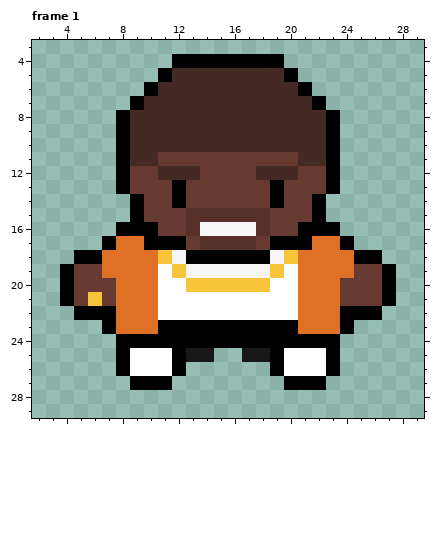
A pixel-art file gets an edit: Aseprite WIP/Kanye/Yemain.aseprite. The picture above is the old version.
32x32 pixels, 4 frames. Colours within 5 levels of each other are drawn and written as one. Shown: frame 1: x 2..29, y 3..29. The commit also changed other frames, which this record leaves out.
New version:
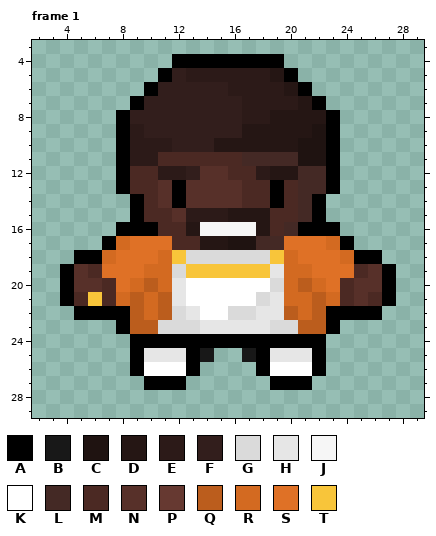
Palette (. is transparent): A #000000  B #181818  C #1f1311  D #251614  E #2c1a18  F #321e1c  G #dadada  H #e6e6e6  J #f6f6f6  K #ffffff  L #442925  M #4b2923  N #573029  P #663931  Q #bb5d1d  R #d36a21  S #df7126  T #f8c53a
Difference:
--- frame 1
@@ x 2..29 @@
  4 ..........AAAAAAAA..........
- 5 .........ALLLLLLLLA.........
- 6 ........ALLLLLLLLLLA........
- 7 .......ALLLLLLLLLLLLA.......
- 8 ......ALLLLLLLLLLLLLLA......
- 9 ......ALLLLLLLLLLLLLLA......
-10 ......ALLLLLLLLLLLLLLA......
-11 ......ALLPPPPPPPPPPLLA......
-12 ......APPLLLPPPPLLLPPA......
-13 ......APPPAPPPPPPAPPPA......
-14 .......APPAPPPPPPAPPA.......
-15 .......APPPNNNNNNPPPA.......
-16 ......AAAPPNJJJJNPPAAA......
-17 .....ASSAAAPNNNNPAAASSA.....
-18 ...AASSSSTJAAAAAAJTSSSSAA...
-19 ..APPSSSSKTJJJJJJTKSSSSPPA..
-20 ..APPPSSSKKTTTTTTKKSSSPPPA..
-21 ..APTPSSSKKKKKKKKKKSSSPPPA..
-22 ...AAASSSKKKKKKKKKKSSSAAA...
-23 .....ASSSAAAAAAAAAASSSA.....
-24 ......AAAAAAAAAAAAAAAA......
-25 ......AKKKABB..BBAKKKA......
-26 ......AKKKA......AKKKA......
-27 .......AAA........AAA.......
+ 5 .........AFEEEEEEDA.........
+ 6 ........AFFFFFEEEEDA........
+ 7 .......AFFFFFFFEEEEDA.......
+ 8 ......AFFFFFFFFEEDDDDA......
+ 9 ......AEFFFFFFFDDDDDCA......
+10 ......AEEEFFFDDDDDDCCA......
+11 ......AEEMMMMMMLLLLCCA......
+12 ......AMMEEFNNMMEDDLLA......
+13 ......AMMNANNNNMMAMLLA......
+14 .......AMNANNNNMMAMLA.......
+15 .......AMMNEEEDDDMMLA.......
+16 ......AAAMMDJJJJDMLAAA......
+17 .....ARSSSMMDDCCLLSSSRA.....
+18 ...AARSSSRTGGGGGGTRSSSRAA...
+19 ..ANMSSSRRGTTTTTTHRRSSSMNA..
+20 ..ANNMSRQRHKKKKKKGRQRSMNNA..
+21 ..AMTMRQRQHKKKKKGHRRQRMNMA..
+22 ...AAAAQRQGHKKGGHHQRQAAAA...
+23 ......AQQGGGHHHHHGGQQA......
+24 .......AAAAAAAAAAAAAA.......
+25 .......AHHHAB..BAHHHA.......
+26 .......AKKKA....AKKKA.......
+27 ........AAA......AAA........
 28 ............................
